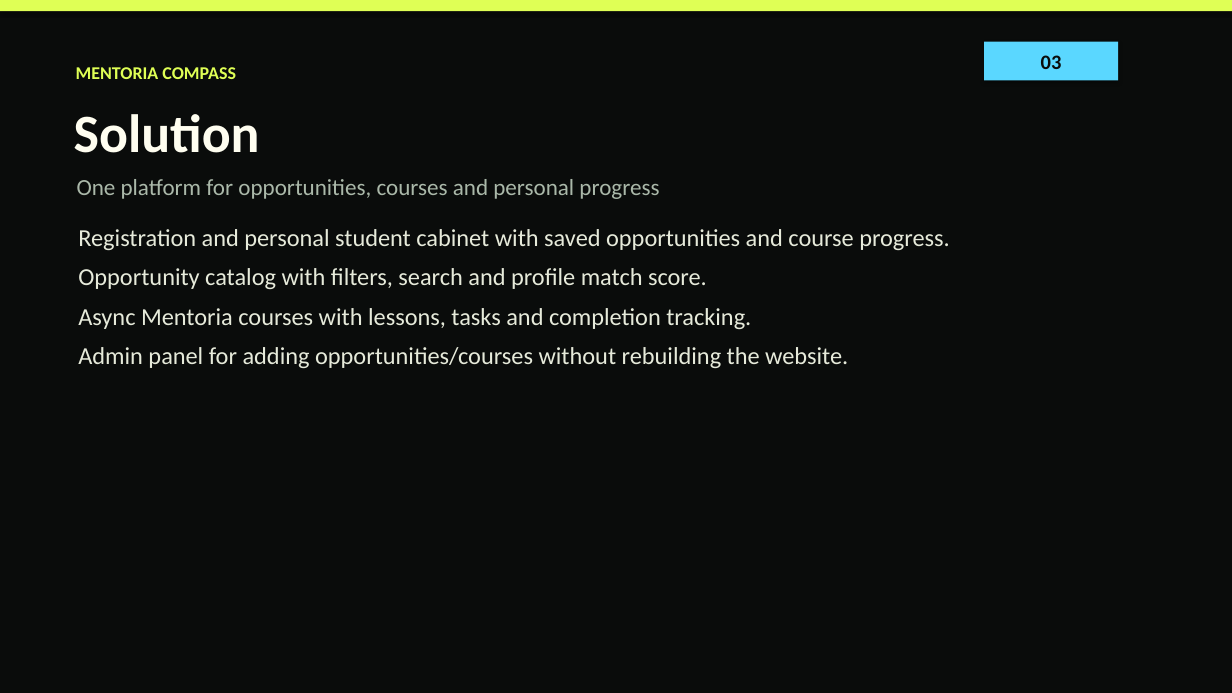
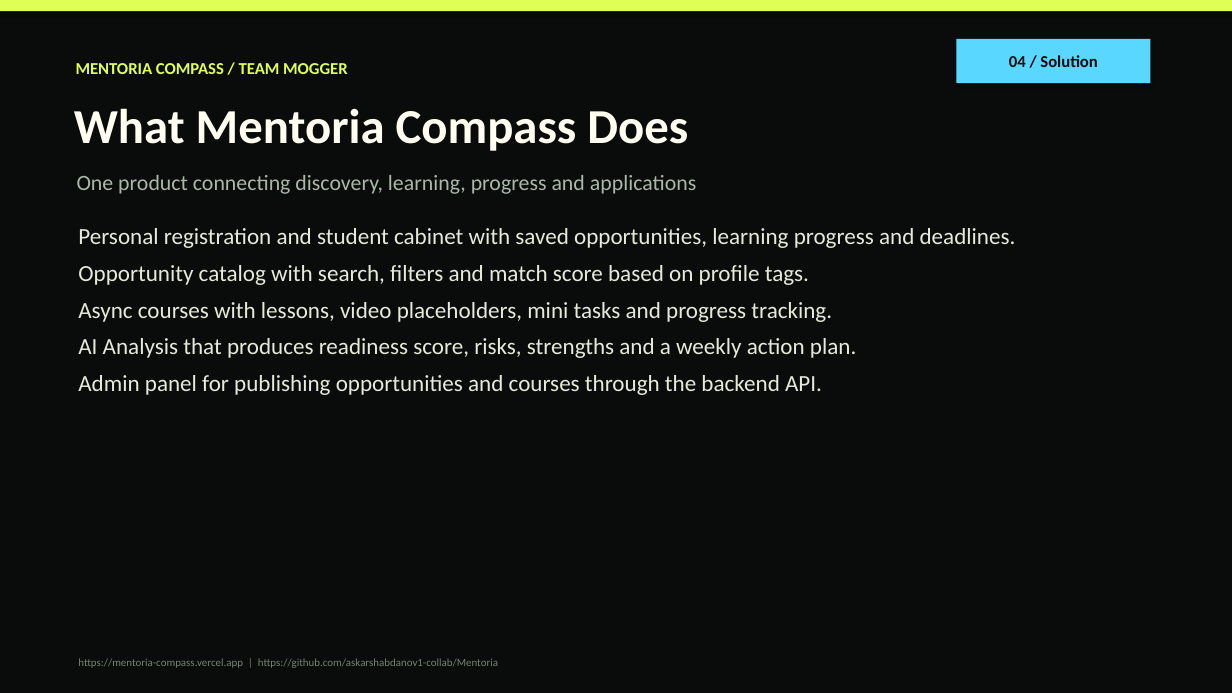
Before and after one commit to askarshabdanov1-collab/Mentoria, a slide deck: slide 4 of Mentoria_Compass_Mogger_Presentation.pptx (slide 3 before the commit). Drawn at 1232x693 pixels with LibreOffice and Linux fonts; fonts in the diff are those of the drawing. Boxes give left, top, right and bottom in pixels: in the first picture for what was removed or moved away, otherwise in the second. Text is boxed around its words. In the diff, an @@ line names an element or a change of style, - is before the commit and + after.

```diff
--- a/Mentoria_Compass_Mogger_Presentation.pptx
+++ b/Mentoria_Compass_Mogger_Presentation.pptx
@@ rectangle "04 / Solution": place and size @@
-rectangle "04 / Solution" at bbox=[984, 42, 1118, 80]
+rectangle "04 / Solution" at bbox=[957, 39, 1151, 83]
@@ text in rectangle at bbox=[1009, 55, 1097, 67]: text changed; size 16 to 13 pt @@
-03
+04 / Solution
@@ text at bbox=[76, 63, 348, 74]: text changed; size 14 to 13 pt @@
-MENTORIA COMPASS
+MENTORIA COMPASS / TEAM MOGGER
@@ text at bbox=[74, 108, 688, 151]: text changed; size 18 to 38 pt; text colour #AAB8A9 to #FFFEF0; bold on @@
-One platform for opportunities, courses and personal progress
+What Mentoria Compass Does
@@ text removed at bbox=[74, 114, 260, 153] @@
-Solution
@@ text added at bbox=[77, 175, 696, 194], 17 pt, text #AAB8A9 @@
+One product connecting discovery, learning, progress and applications
@@ text at bbox=[78, 228, 1016, 395]: text changed; size 19 to 18 pt @@
-Registration and personal student cabinet with saved opportunities and course progress.
-Opportunity catalog with filters, search and profile match score.
-Async Mentoria courses with lessons, tasks and completion tracking.
-Admin panel for adding opportunities/courses without rebuilding the website.
+Personal registration and student cabinet with saved opportunities, learning progress and deadlines.
+Opportunity catalog with search, filters and match score based on profile tags.
+Async courses with lessons, video placeholders, mini tasks and progress tracking.
+AI Analysis that produces readiness score, risks, strengths and a weekly action plan.
+Admin panel for publishing opportunities and courses through the backend API.
@@ text added at bbox=[78, 658, 498, 668], 8.5 pt, text #738472 @@
+https://mentoria-compass.vercel.app | https://github.com/askarshabdanov1-collab/Mentoria
```
Also in this commit, not shown: 4 other slides changed, 5 slides added, 2 slides removed, 1 other file.
